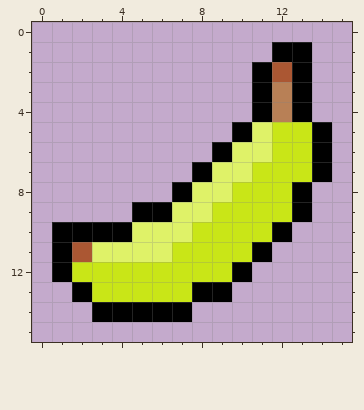
One commit to this pixel-art file: src/assets/items/banane.aseprite. Above: the version before the commit.
16x16 pixels, 1 frame.
After the commit:
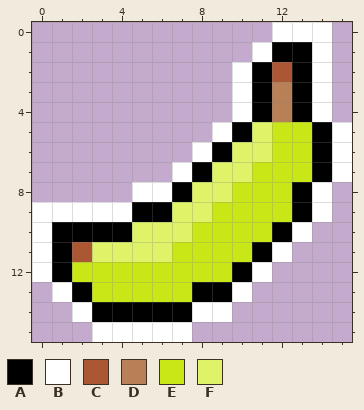
Palette (. is transparent): A #000000  B #ffffff  C #ab5733  D #b88056  E #c9e617  F #dff268
The exact change:
y 0: x 12..14 ... -> BBB
y 1: x 11 . -> B; x 14 . -> B
y 2..4: x 10 . -> B; x 14 . -> B
y 5: x 9 . -> B; x 15 . -> B
y 6: x 8 . -> B; x 15 . -> B
y 7: x 7 . -> B; x 15 . -> B
y 8: x 5..6 .. -> BB; x 14 . -> B
y 9: x 0..4 ..... -> BBBBB; x 14 . -> B
y 10: x 0 . -> B; x 13 . -> B
y 11: x 0 . -> B; x 12 . -> B
y 12: x 0 . -> B; x 11 . -> B
y 13: x 1 . -> B; x 10 . -> B
y 14: x 2 . -> B; x 8..9 .. -> BB
y 15: x 3..7 ..... -> BBBBB
Where, in picture pixels (left, top, right, bottom), the same in both pictures:
added: (32, 22, 352, 342)
